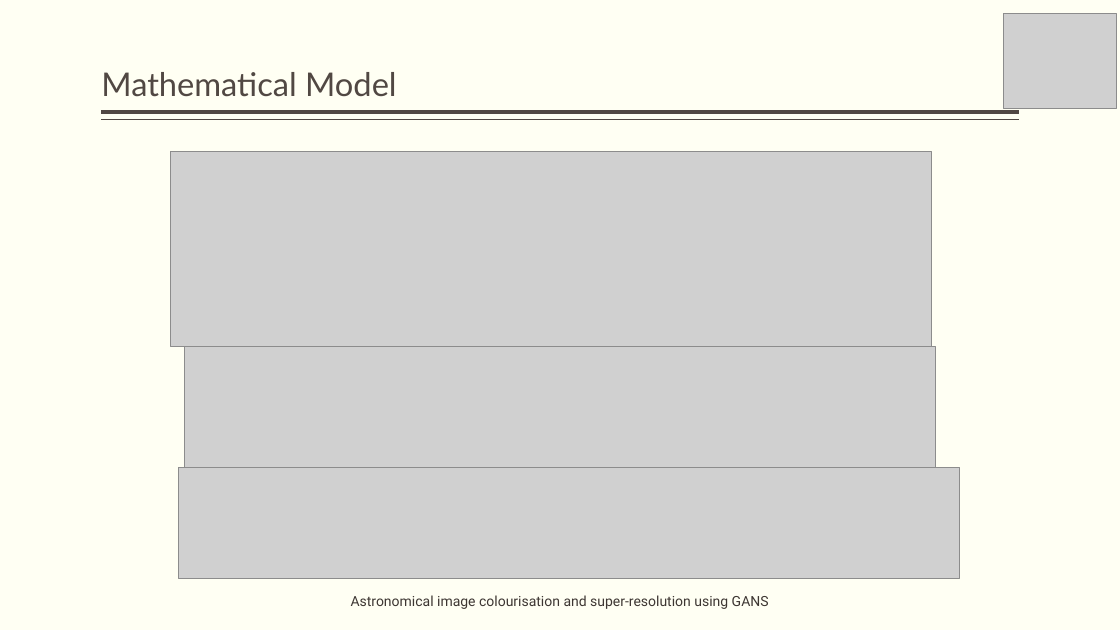
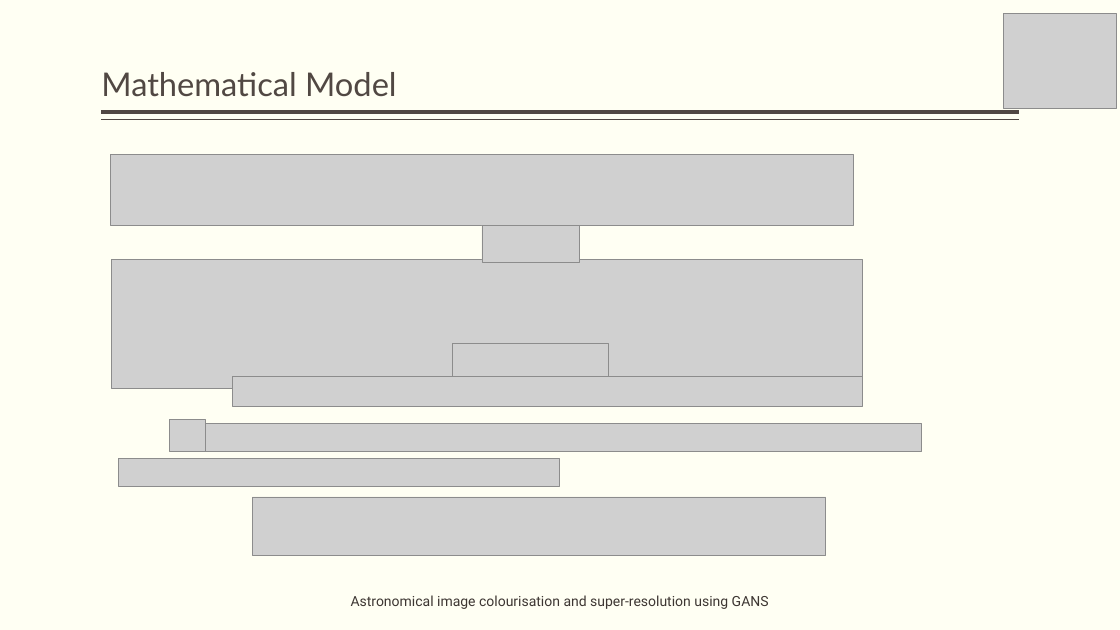
Before and after one commit to obi-wan-shinobi/Literature-Review, a slide deck: slide 23 of Presentation/Stage_1/stage_1_presentation.pptx (slide 24 before the commit). Drawn at 1120x630 pixels with LibreOffice and Linux fonts; fonts in the diff are those of the drawing; grey boxes stand for pictures. Boxes give left, top, right and bottom in pixels: in the first picture for what was removed or moved away, otherwise in the second. Text is boxed around its words. In the diff, an @@ line names an element or a change of style, - is before the commit and + after.

```diff
--- a/Presentation/Stage_1/stage_1_presentation.pptx
+++ b/Presentation/Stage_1/stage_1_presentation.pptx
@@ picture added at box(111, 155, 854, 225) @@
@@ picture: place and size @@
-picture at box(171, 151, 932, 346)
+picture at box(482, 225, 580, 263)
@@ picture added at box(112, 260, 863, 388) @@
@@ picture removed at box(185, 347, 936, 476) @@
@@ picture: place and size @@
-picture at box(179, 467, 960, 578)
+picture at box(453, 343, 608, 376)
@@ picture added at box(232, 376, 862, 406) @@
@@ picture added at box(169, 420, 205, 451) @@
@@ picture added at box(206, 423, 922, 451) @@
@@ picture added at box(118, 459, 560, 486) @@
@@ picture added at box(252, 497, 826, 556) @@
```
Also in this commit, not shown: 11 other slides changed, 1 slide removed, 1 other file.
